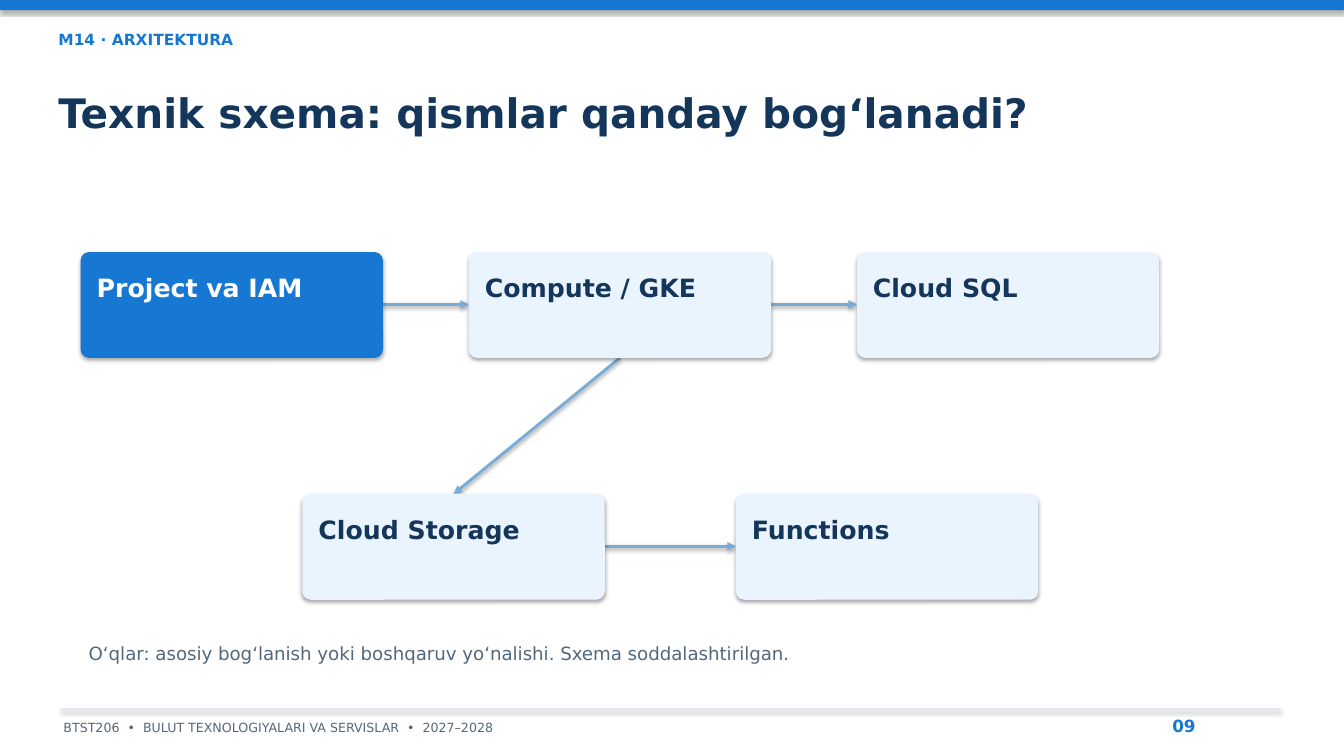
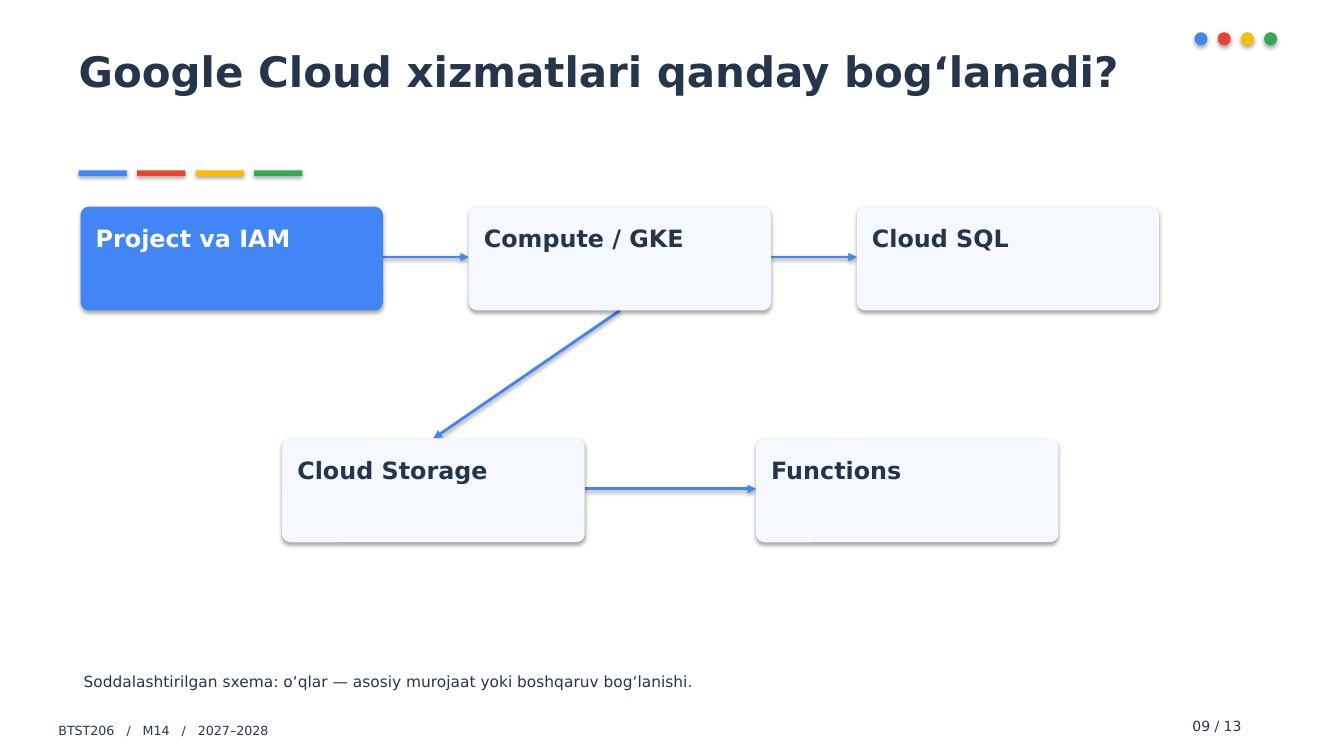
Before and after one commit to all1991here-dot/prezentatsiyalar, a slide deck: slide 9 of PPTX/M14_Prezentatsiya.pptx. Drawn at 1344x756 pixels with LibreOffice and Linux fonts; fonts in the diff are those of the drawing. Boxes give left, top, right and bottom in pixels: in the first picture for what was removed or moved away, otherwise in the second. Text is boxed around its words. In the diff, an @@ line names an element or a change of style, - is before the commit and + after.

Commit message:
Redesign 18 lecture decks with distinct styles and sourced online images

```diff
--- a/PPTX/M14_Prezentatsiya.pptx
+++ b/PPTX/M14_Prezentatsiya.pptx
@@ rectangle removed at bbox=[0, 0, 1344, 10] @@
@@ text removed at bbox=[58, 33, 233, 46] @@
-M14 · ARXITEKTURA
@@ text at bbox=[79, 55, 1118, 96]: text changed; size 29 to 30 pt; text colour #15365B to #25364C @@
-Texnik sxema: qismlar qanday bog‘lanadi?
+Google Cloud xizmatlari qanday bog‘lanadi?
@@ ellipse added at bbox=[1195, 32, 1208, 45], fill #4285F4 @@
@@ ellipse added at bbox=[1218, 32, 1231, 45], fill #EA4335 @@
@@ ellipse added at bbox=[1241, 32, 1254, 45], fill #FBBC04 @@
@@ ellipse added at bbox=[1264, 32, 1277, 45], fill #34A853 @@
@@ rectangle added at bbox=[79, 170, 127, 176], fill #4285F4 @@
@@ rectangle added at bbox=[137, 170, 186, 176], fill #EA4335 @@
@@ rectangle added at bbox=[196, 170, 244, 176], fill #FBBC04 @@
@@ rectangle added at bbox=[254, 170, 302, 176], fill #34A853 @@
@@ rounded rectangle at bbox=[81, 207, 383, 311]: fill #1678D2 to #4285F4 @@
@@ text "Project va IAM" at bbox=[96, 229, 290, 252]: size 18 to 17 pt; less space between paragraphs @@
@@ 3 texts: place and size @@
-3 texts at bbox=[97, 278, 1018, 303]
+3 texts at bbox=[96, 229, 1009, 252]
@@ arrow (383, 257) - (469, 257): stroke #78ACD8 2 pt to #4285F4 2 pt @@
@@ 3 rounded rectangles, 2 arrows: place and size @@
-3 rounded rectangles, 2 arrows at bbox=[81, 252, 1159, 358]
+3 rounded rectangles, 2 arrows at bbox=[81, 207, 1159, 311]
@@ arrow (771, 257) - (857, 257): stroke #78ACD8 2 pt to #4285F4 2 pt @@
@@ arrow moved from (620, 358) - (454, 494) to (620, 311) - (434, 439) @@
@@ arrow (620, 311) - (434, 439): stroke #78ACD8 2 pt to #4285F4 2 pt @@
@@ fill #EAF4FF to #F5F8FC in 4 elements at bbox=[469, 207, 771, 311], bbox=[857, 207, 1159, 311], bbox=[756, 439, 1059, 542], bbox=[282, 439, 585, 542] @@
@@ rounded rectangle: place and size @@
-rounded rectangle at bbox=[302, 494, 605, 600]
+rounded rectangle at bbox=[282, 439, 585, 542]
@@ rounded rectangle: place and size @@
-rounded rectangle at bbox=[736, 494, 1038, 600]
+rounded rectangle at bbox=[756, 439, 1059, 542]
@@ size 18 to 17 pt, text colour #15365B to #25364C; less space between paragraphs in 4 elements at bbox=[484, 229, 683, 252], bbox=[872, 229, 1009, 251], bbox=[771, 461, 901, 480], bbox=[297, 461, 488, 484] @@
@@ text "Cloud Storage": place and size @@
-text "Cloud Storage" at bbox=[318, 520, 520, 545]
+text "Cloud Storage" at bbox=[297, 461, 488, 484]
@@ text "Functions": place and size @@
-text "Functions" at bbox=[752, 520, 890, 540]
+text "Functions" at bbox=[771, 461, 901, 480]
@@ arrow moved from (605, 546) - (736, 546) to (585, 489) - (756, 489) @@
@@ arrow (585, 489) - (756, 489): stroke #78ACD8 2 pt to #4285F4 2 pt @@
@@ text at bbox=[84, 675, 693, 691]: text changed; size 13 to 11 pt; text colour #53687D to #25364C @@
-O‘qlar: asosiy bog‘lanish yoki boshqaruv yo‘nalishi. Sxema soddalashtirilgan.
+Soddalashtirilgan sxema: o‘qlar — asosiy murojaat yoki boshqaruv bog‘lanishi.
@@ rectangle removed at bbox=[60, 709, 1280, 710] @@
@@ text at bbox=[58, 725, 268, 735]: text changed; text colour #53687D to #25364C @@
-BTST206 • BULUT TEXNOLOGIYALARI VA SERVISLAR • 2027–2028
+BTST206 / M14 / 2027–2028
@@ text at bbox=[1192, 720, 1242, 731]: text changed; size 12 to 10 pt; text colour #1678D2 to #25364C; bold off @@
-09
+09 / 13
```
Also in this commit, not shown: 9 other slides changed, 3 slides added, 3 slides removed, 22 other files.
